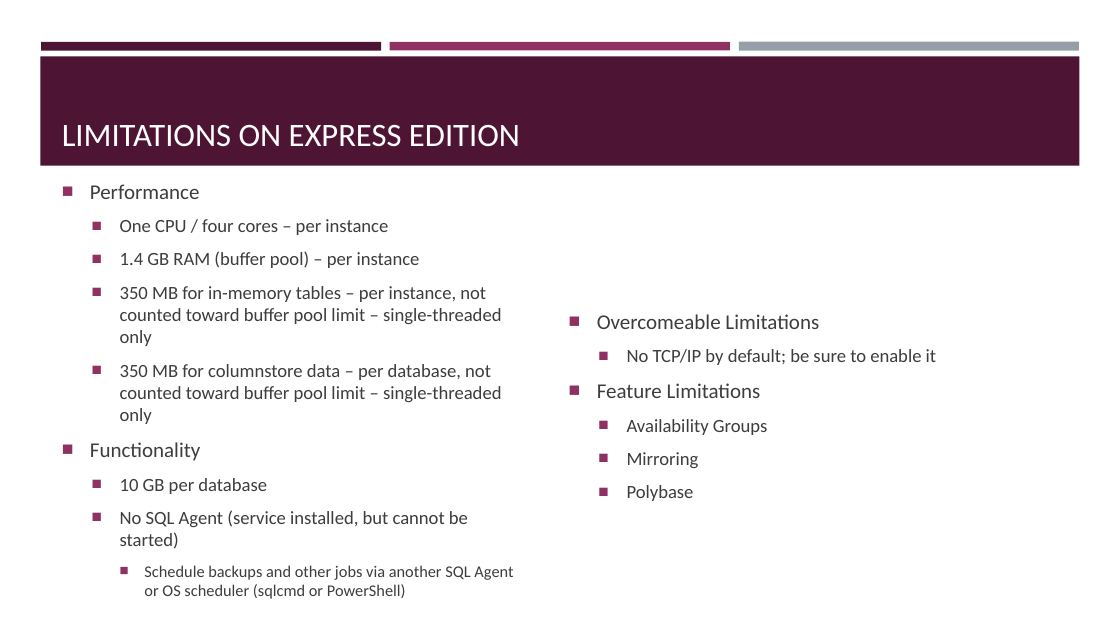
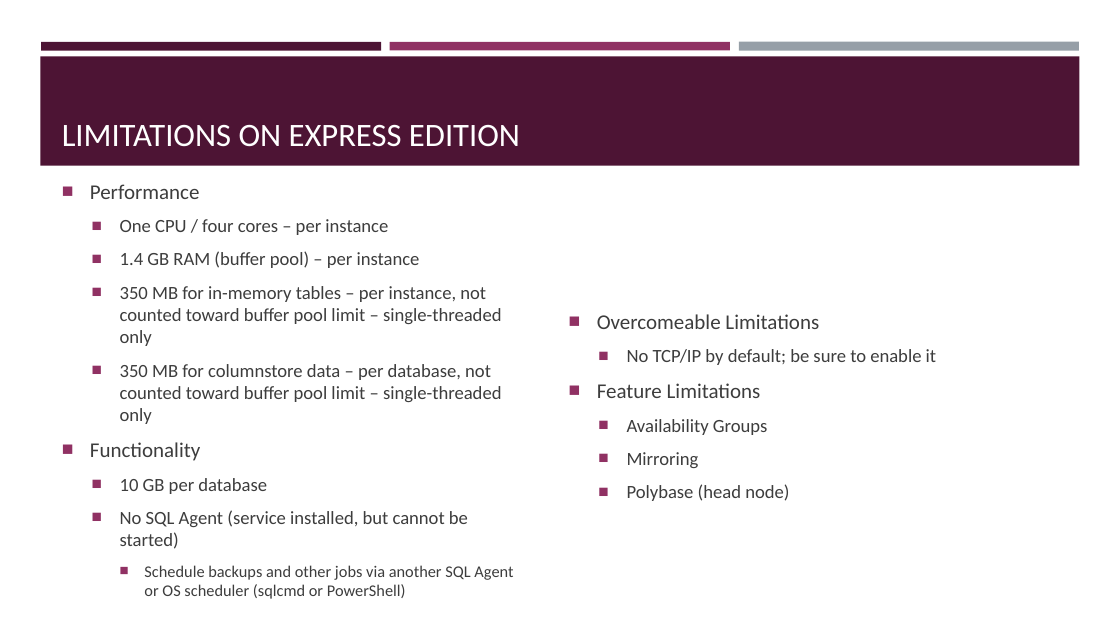
Before and after one commit to sqltran/SevenAwesomeSQLFeatures, a slide deck: slide 5 of AwesomeFreeSQLServerFeatures.pptx. Drawn at 1120x630 pixels with LibreOffice and Linux fonts; fonts in the diff are those of the drawing. Boxes give left, top, right and bottom in pixels: in the first picture for what was removed or moved away, otherwise in the second. Text is boxed around its words. In the diff, an @@ line names an element or a change of style, - is before the commit and + after.

Commit message:
Clarification on feature limitations.

```diff
--- a/AwesomeFreeSQLServerFeatures.pptx
+++ b/AwesomeFreeSQLServerFeatures.pptx
@@ text at (x1=627, y1=484, x2=789, y2=501): text changed @@
-  ■ Polybase
+  ■ Polybase (head node)
```
